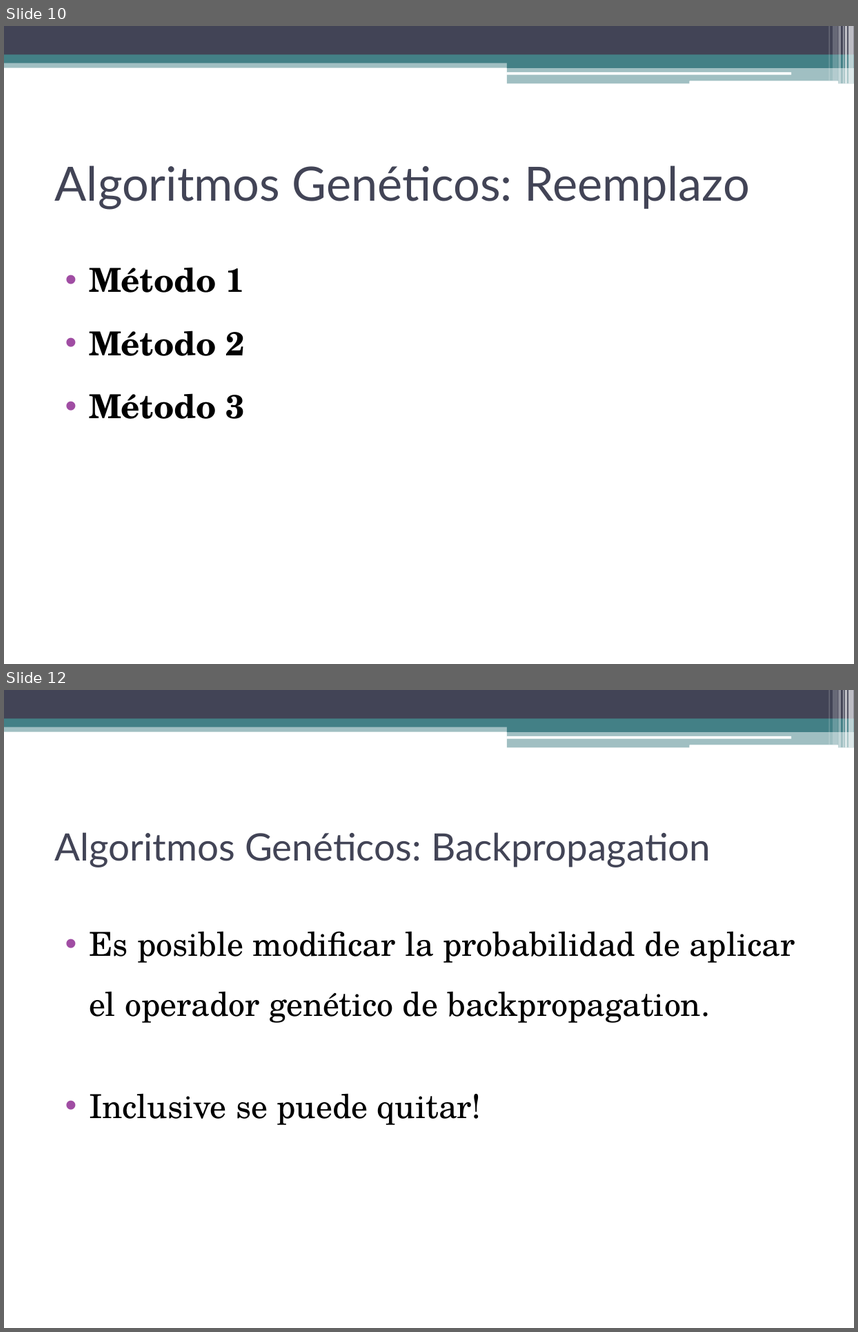
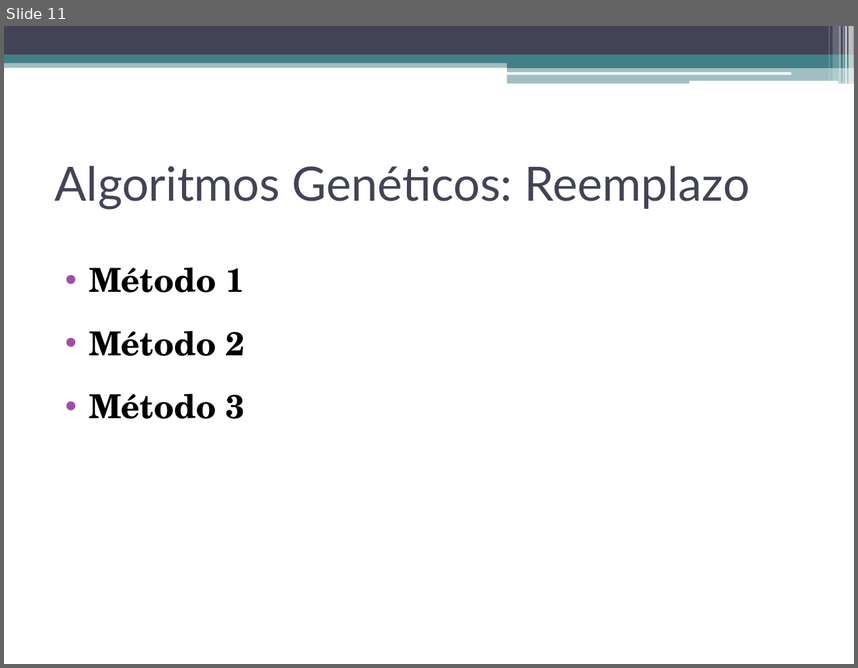
Before and after one commit to dariosus/ITBA_SIA_13_GeneticAlgorithms, a slide deck: presentation/Sistemas de Inteligencia Artificial.pptx. Shown one above the other, each under a label of ours: slides 10 and 12 before the commit, slide 11 after it; the slides between them are not shown. The pictures are 858x1332 and 858x668 pixels, drawn with LibreOffice and Linux fonts; fonts in the diff are those of the drawing. Boxes give left, top, right and bottom in pixels: in the first picture for what was removed or moved away, otherwise in the second. Text is boxed around its words. In the diff, an @@ line names an element or a change of style, - is before the commit and + after.

```diff
--- a/presentation/Sistemas de Inteligencia Artificial.pptx
+++ b/presentation/Sistemas de Inteligencia Artificial.pptx
@@ slide 12 removed at box(4, 690, 854, 1328), background #FFFFFF; not listed: 13 template elements that a slide beside it also shows @@
@@ title removed at box(55, 832, 711, 867) @@
-Algoritmos Genéticos: Backpropagation
@@ text removed at box(89, 931, 795, 1125) @@
-• Es posible modificar la probabilidad de aplicar el operador genético de backpropagation.
-• Inclusive se puede quitar!
@@ what was slide 10 is now slide 11 @@
```
Also in this commit, not shown: 9 slides changed, 1 slide added.
